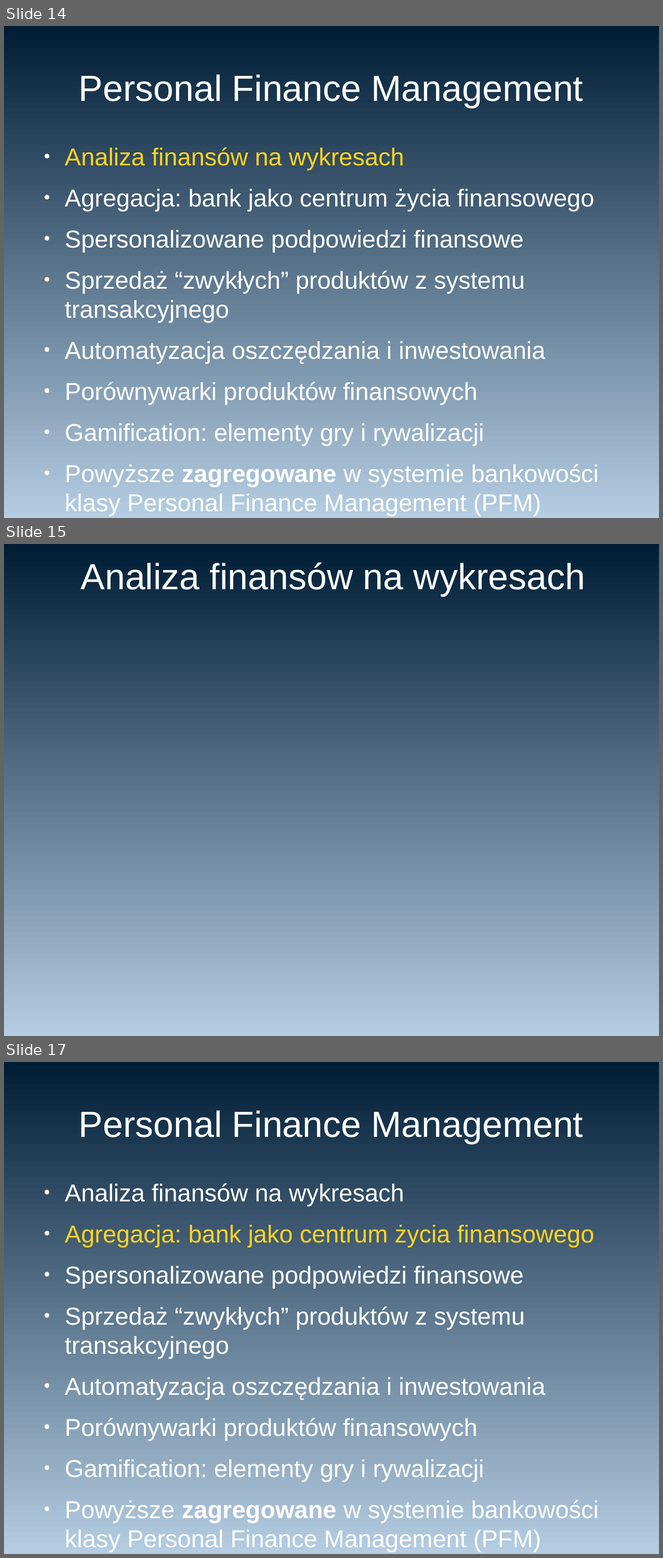
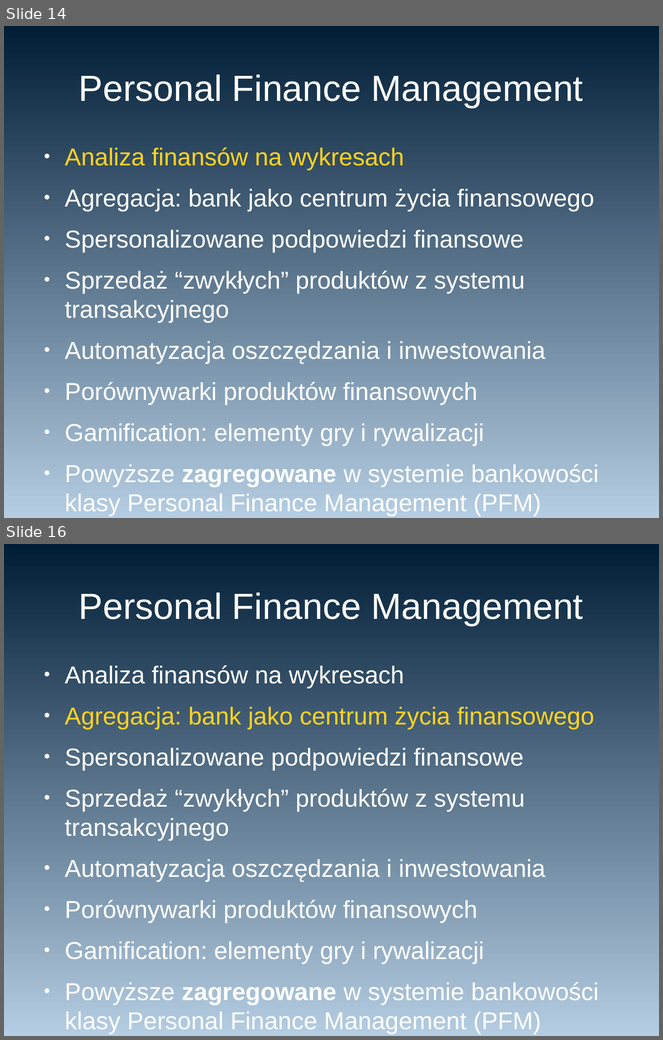
Before and after one commit to qertoip/przyszlosc-bankowosci-elektronicznej-pfm, a slide deck: przyszlosc_bankowosci_elektronicznej.odp. Shown one above the other, each under a label of ours: slides 14, 15 and 17 before the commit, slides 14 and 16 after it; the slides between them are not shown. The pictures are 663x1558 and 663x1040 pixels, drawn with LibreOffice and Linux fonts; fonts in the diff are those of the drawing; background and template pictures are left out. Boxes give left, top, right and bottom in pixels: in the first picture for what was removed or moved away, otherwise in the second. Text is boxed around its words. In the diff, an @@ line names an element or a change of style, - is before the commit and + after.

Commit message:
usuniety jeden slajd

```diff
--- a/przyszlosc_bankowosci_elektronicznej.odp
+++ b/przyszlosc_bankowosci_elektronicznej.odp
@@ slide 15 removed at [4,544,659,1036], background picture (left out) @@
@@ title removed at [81,562,585,596] @@
-Analiza finansów na wykresach
@@ what was slide 17 is now slide 16 @@
```
